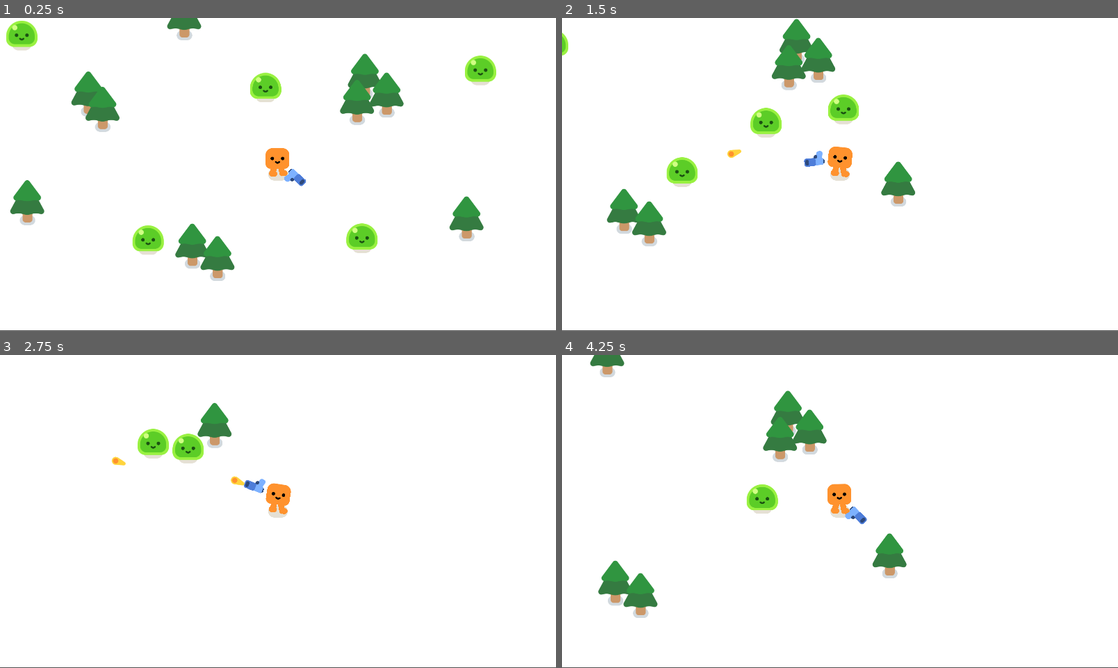
Above: before the commit, frames 1-4 (two rows, left to right).
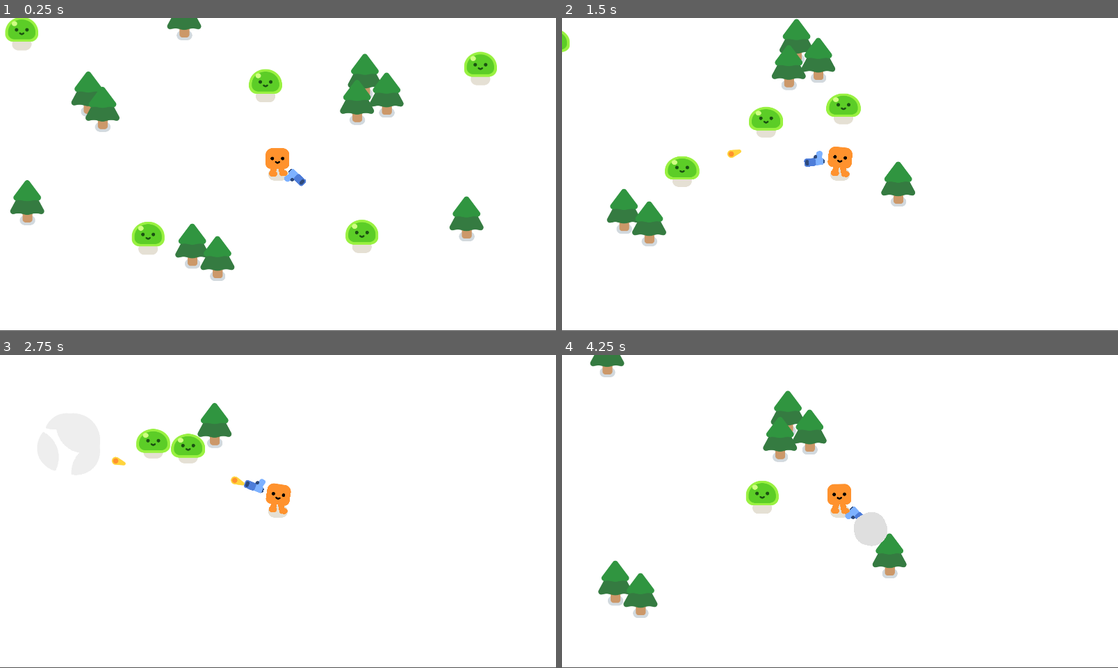
Above: after the commit, the same moments.

Repository: hanazzz/vampire-survivor-style-game
Game: Godot game, scene res://survivor_game.tscn
Two runs of this game, one before a commit and one after it. Both use one fixed random seed, a clock stepped at 60 frames per second and the inputs below.
Inputs:
- Up to frame 1 (0.25 s): no input
- Up to frame 2 (1.5 s): hold D (move_right) 0.53-1.28 s; hold S (move_down) from 1.28 s (still down)
- Up to frame 3 (2.75 s): release S (move_down) at 2.03 s; hold D (move_right) from 2.03 s (still down)
- Up to frame 4 (4.25 s): release D (move_right) at 2.78 s; hold W (move_up) 2.78-3.53 s; hold A (move_left) from 3.53 s (still down)

The runs differ from the first frame. In frame 1, 1.6% of the frame differs, in the area x 0-90%, y 0-75%; in frame 2, 0.8%; in frame 3, 0.4%; in frame 4, 0.8%.

Commit message:
Add mob walk and hurt animations

Diff:
--- a/mob.gd
+++ b/mob.gd
@@ -4,6 +4,11 @@
 var health = 3
 
 @onready var player = get_node("/root/Game/Player")
+
+
+func _ready():
+	# Play slime walk animation
+	%Slime.play_walk()
 
 
 func _physics_process(delta: float) -> void:
@@ -15,7 +20,15 @@
 
 func take_damage():
 	health -= 1
+	# Play slim hurt animation
+	%Slime.play_hurt()
 
 	# If mob has no health, it dies
 	if health == 0:
 		queue_free()
+
+		const SMOKE_SCENE = preload("uid://dhmhmrth6rdce")
+		var smoke = SMOKE_SCENE.instantiate()
+		# Add smoke node as sibling of mob node, so that it doesn't disappear with mob
+		get_parent().add_child(smoke)
+		smoke.global_position = global_position
